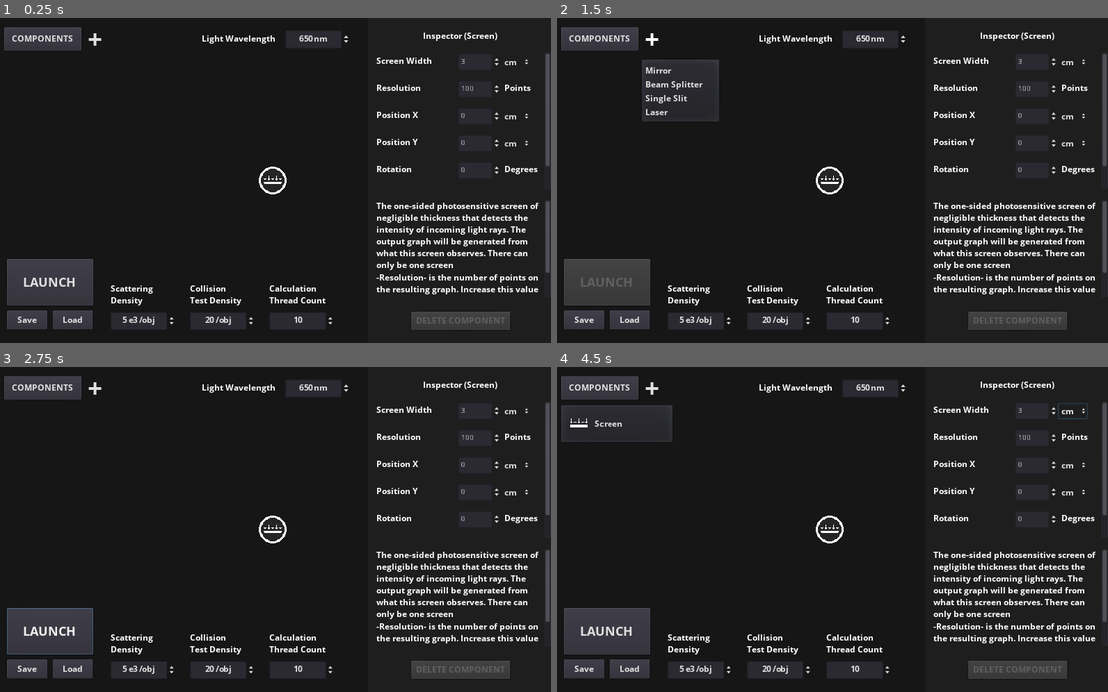
Above: before the commit, frames 1-4 (two rows, left to right).
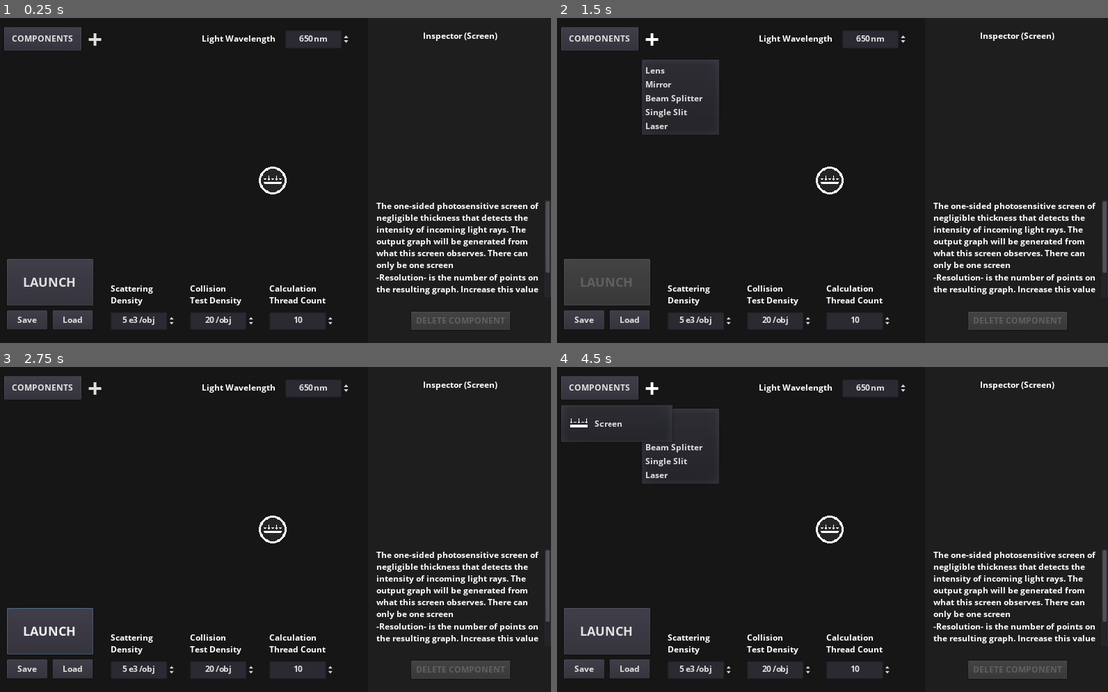
Above: after the commit, the same moments.

Repository: sodaJar/LightInterferenceSimulator
Game: Godot game, scene res://MainScene/MainScene.tscn
The game is run twice, just before and just after one commit, with the same random seed, the same clock (stepped at 60 frames per second) and the same inputs.
Inputs (mouse positions are in pixels of both pictures, inside the frame that each line leads up to):
- Up to frame 1 (0.25 s): no input
- Up to frame 2 (1.5 s): click "LAUNCH" at 0.5 s; click "+" at 1.25 s
- Up to frame 3 (2.75 s): click "LAUNCH" at 2 s
- Up to frame 4 (4.5 s): click "COMPONENTS" at 2.75 s; click (1074, 412) at 3.5 s, where only the run before the commit has a clickable "cm"; click "+" at 4.25 s

The runs differ from the first frame. In frame 1, 1.0% of the frame differs, in the area x 68-100%, y 10-49%; in frame 2, 1.6%; in frame 3, 1.0%; in frame 4, 2.6%, in the area x 15-100%, y 4-49%.
Error after the commit: Invalid set index 'type' (on base: 'Node2D (Property.gd)') with value of type 'String'. (res://MainScene/Inspector/Inspector.gd:28)

Commit message:
add convex lens and update laser

Diff:
--- a/Gui/Lis.gd
+++ b/Gui/Lis.gd
@@ -7,18 +7,26 @@
 var threadCount:int
 
 const GALLERY:Dictionary = {
+	"Lens":{
+		"icon":preload("res://ComponentAssets/Lens.png"),
+		"description":"An ideal convex lens following the lens equation",
+		"properties":{
+			"lensWidth":["f5:cm",{"min":"f1:mm"}],
+			"focalLength":["f50:mm",{"min":"f1:mm"}]
+		}
+	},
 	"Mirror":{
 		"icon":preload("res://ComponentAssets/Mirror.png"),
 		"description":"A perfectly reflective mirror of negligible thickness\n-Slab width- is the length of the component",
 		"properties":{
-			"slabWidth":["f5:cm",{"min":"f1:cm"}]
+			"slabWidth":["f5:cm",{"min":"f1:mm"}]
 		}
 	},
 	"BeamSplitter":{
 		"icon":preload("res://ComponentAssets/BeamSplitter.png"),
 		"description":"A beam splitter of negligible thickness\n-Slab width- is the length of the component",
 		"properties":{
-			"slabWidth":["f5:cm",{"min":"f1:cm"}]
+			"slabWidth":["f5:cm",{"min":"f1:mm"}]
 		}
 	},
 	"SingleSlit":{
@@ -40,7 +48,7 @@
 		"Increase this value if the result appears too rough or chaotic"+\
 		"\n-Quality- of the screen does not matter",
 		"properties": {
-			"screenWidth":["f3:cm",{"min":"f1:mm"}],
+			"screenWidth":["f3:cm",{"min":"f1:um"}],
 			"resolution":["i100:points",{"min":"i50:points"}]
 		},
 	},
@@ -48,10 +56,12 @@
 		"icon": preload("ComponentAssets/Laser.png"),
 		"description":"A laser emitting coherent light of wavelength specified globally. "+\
 		"-Power- relates to the intensity observed and does not have a real unit"+\
-		"-Beam width- is the width where the intensity is 1/e^2 (around 13.5%) of the maximum intensity",
+		"-Beam width- is the width where the intensity is 1/e^2 (around 13.5%) of the maximum intensity"+\
+		"-Structure width- is the width of the component that blocks incoming light and emits light of any intensity",
 		"properties": {
+			"structureWidth":["f1:cm",{"min":"f1:mm"}],
 			"beamWidth":["f100:um",{"min":"f10:um","max":"f1:mm"}],
-			"power":["f100:%",{"min":"f1:%"}]
+			"power":["f100:%",{"min":"f1:%"}],
 		}
 	}
 }
--- a/Gui/MainScene/Inspector/Inspector.gd
+++ b/Gui/MainScene/Inspector/Inspector.gd
@@ -27,7 +27,6 @@
 		p.cNameUnique = cNameUnique
 		p.type = val[0].substr(0,1)
 		p.propertyName = key
-#		p.unit = val[1]
 		#load in args
 		for k in val[1]:
 			assert(p.args.has(k))
--- a/Gui/MainScene/Inspector/Property.gd
+++ b/Gui/MainScene/Inspector/Property.gd
@@ -1,8 +1,6 @@
 extends Node2D
 
-#property name
 onready var label:RichTextLabel = $PropertyNameLabel
-#variant, could be lineEdit or checkbox
 onready var valueInputNum:SpinBox = $ValueNum
 onready var valueInputBool:CheckBox = $ValueBool
 #display when unit == default only
@@ -10,7 +8,7 @@
 #display when unit != default
 onready var unitLabel:RichTextLabel = $UnitLabel
 
-export(String,"float","int","bool") var type = "float"
+#var type
 var cNameUnique:String
 var valueArr:Array #reflects the actual string value in Lis
 #var unit:String
@@ -31,7 +29,6 @@
 	"um":4,
 	"nm":5
 }
-#var lastUnitButtonUnit:String = ""
 
 func _ready():
 	label.set_bbcode(propertyName.capitalize())
@@ -69,6 +66,7 @@
 			valueInputNum.step = 1
 			valueInputNum.value = int(valueArr[1])
 		"b":
+			print(valueArr[1])
 			valueInputBool.pressed = valueArr[1] == "True"
 			valueInputNum.hide()
 			valueInputBool = $ValueBool
@@ -105,14 +103,17 @@
 
 func _on_ValueNum_value_changed(value): #the value of the property is changed
 	if ignoreInputValueChange: return
-	match type: #update the global list of components and respective symbols in the sandbox view
+	match valueArr[0]: #update the global list of components and respective symbols in the sandbox view
 		"f":
 			Lis.components[cNameUnique].properties[propertyName][0] = "f"+Lis.float2stringPrecise(valueInputNum.value)+":"+getUnit()
 			Lis.getNode("mainScene").updateSymbol(cNameUnique)
 		"i":
 			Lis.components[cNameUnique].properties[propertyName][0] = "i"+str(int(round(valueInputNum.value)))+":"+getUnit()
 			Lis.getNode("mainScene").updateSymbol(cNameUnique)
-		"b":
-			Lis.components[cNameUnique].properties[propertyName][0] = "b"+str(valueInputBool.pressed)+":none"
-			Lis.getNode("mainScene").updateSymbol(cNameUnique)
 	valueArr = Lis.value2array(Lis.components[cNameUnique].properties[propertyName][0])
+
+func _on_ValueBool_toggled(button_pressed):
+	if ignoreInputValueChange: return
+	Lis.components[cNameUnique].properties[propertyName][0] = "b"+str(valueInputBool.pressed)+": "
+	Lis.getNode("mainScene").updateSymbol(cNameUnique)
+	valueArr = Lis.value2array(Lis.components[cNameUnique].properties[propertyName][0])
--- a/Gui/MainScene/Inspector/Property.tscn
+++ b/Gui/MainScene/Inspector/Property.tscn
@@ -54,5 +54,5 @@
 scroll_active = false
 
 [connection signal="value_changed" from="ValueNum" to="." method="_on_ValueNum_value_changed"]
-[connection signal="toggled" from="ValueBool" to="." method="s_valueUpdated"]
+[connection signal="toggled" from="ValueBool" to="." method="_on_ValueBool_toggled"]
 [connection signal="item_selected" from="UnitOptionButton" to="." method="_on_UnitOptionButton_item_selected"]
--- a/Gui/project.godot
+++ b/Gui/project.godot
@@ -22,6 +22,8 @@
 
 config/name="Lis"
 run/main_scene="res://MainScene/MainScene.tscn"
+config/use_custom_user_dir=true
+config/custom_user_dir_name="Lis"
 boot_splash/show_image=false
 boot_splash/image="res://Logo.png"
 boot_splash/fullsize=false
Renamed: Gui/ComponentAssets/ConvexLens.png -> Gui/ComponentAssets/Lens.png
Not shown, changed: Gui/ComponentAssets/Lens.png.import
Not shown, changed: PhysicsEngine/src/components/C_BeamSplitter.java
Not shown, changed: PhysicsEngine/src/components/C_Laser.java
Not shown, added: PhysicsEngine/src/components/C_Lens.java
Not shown, changed: PhysicsEngine/src/components/C_Mirror.java
Not shown, changed: PhysicsEngine/src/components/C_SingleSlit.java
Not shown, changed: PhysicsEngine/src/components/Component.java
Not shown, changed: PhysicsEngine/src/environment/RetracerRoot.java
Not shown, changed: PhysicsEngine/src/main/Lis.java
